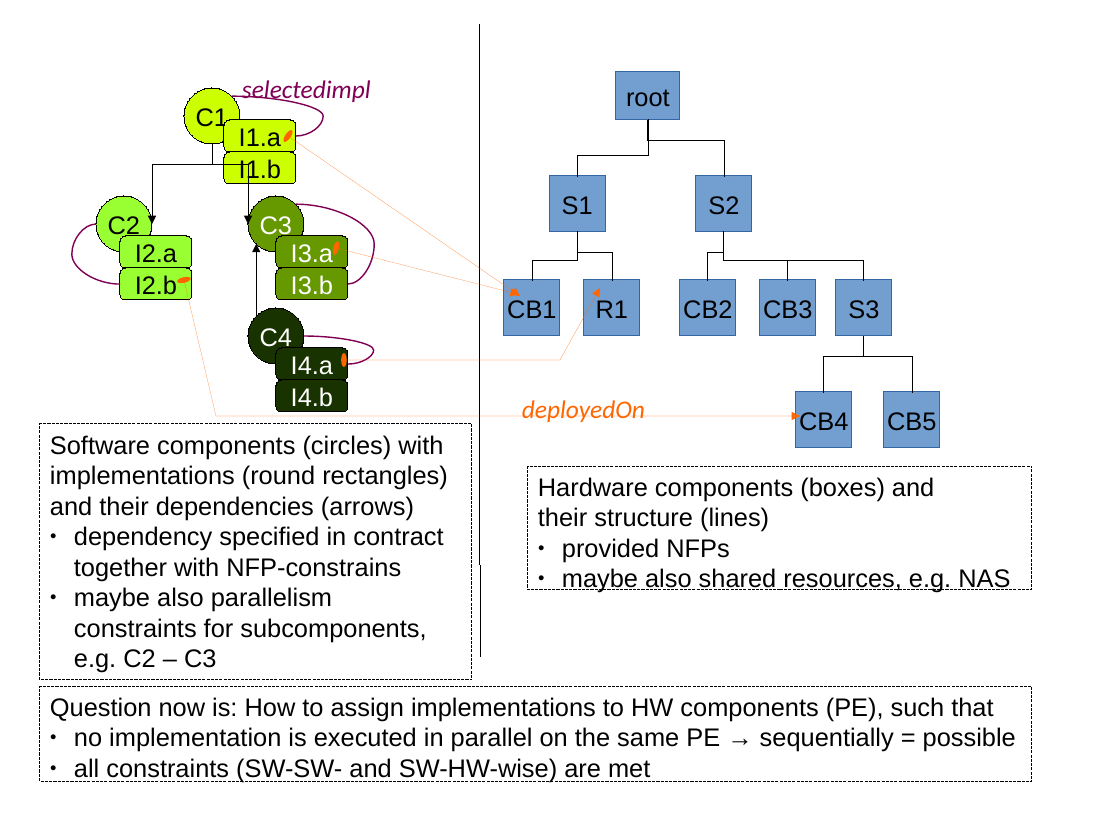
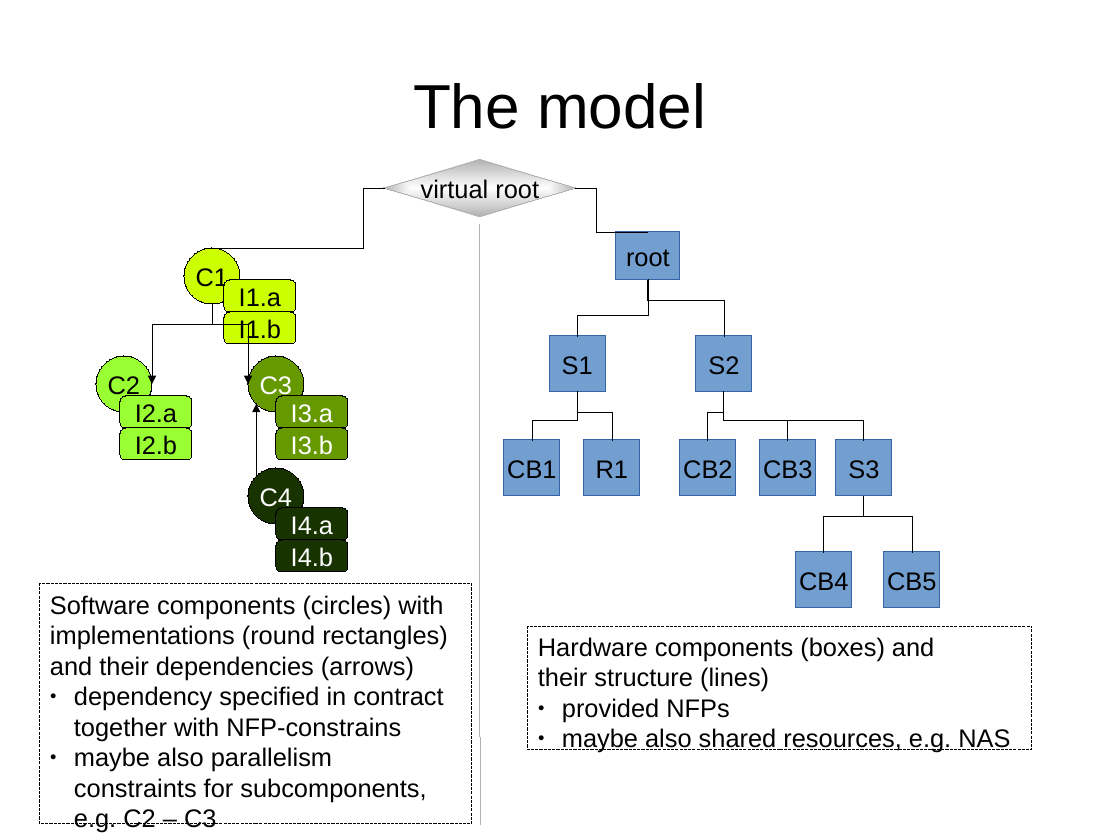
Before and after one commit to rene-schoene/racr-mquat, a slide deck: slide 3 of doc/the-problem.odp. Drawn at 1120x840 pixels with LibreOffice and Linux fonts; fonts in the diff are those of the drawing. Boxes give left, top, right and bottom in pixels: in the first picture for what was removed or moved away, otherwise in the second. Text is boxed around its words. In the diff, an @@ line names an element or a change of style, - is before the commit and + after.

Commit message:
Added titles, virtual root. Attempt to make notation clearer.

```diff
--- a/doc/the-problem.odp
+++ b/doc/the-problem.odp
@@ line removed from (480, 24) to (480, 657) @@
@@ text removed at (x1=242, y1=80, x2=371, y2=104) @@
-selectedimpl
@@ title added at (x1=413, y1=83, x2=706, y2=129), 44 pt, text #000000 @@
+The model
@@ curved line removed from (232, 97) to (296, 136) @@
@@ double arrow removed from (288, 136) to (520, 296) @@
@@ diamond added at (x1=384, y1=160, x2=576, y2=215), fill gradient #B2B2B2, outline #B2B2B2 0 pt, 18 pt, text #000000 @@
+virtual root
@@ elbow arrow moved from (212, 144) - (248, 225) to (384, 188) - (212, 248) @@
@@ elbow arrow (384, 188) - (212, 248): elbow arrow to elbow line @@
@@ curved line removed from (296, 204) to (349, 285) @@
@@ elbow line moved from (577, 176) - (648, 120) to (576, 188) - (648, 232) @@
@@ curved line removed from (96, 224) to (120, 285) @@
@@ line added from (480, 224) to (480, 824), #B2B2B2 0 pt @@
@@ double arrow removed from (336, 248) to (519, 295) @@
@@ freeform shape removed at (x1=184, y1=281, x2=800, y2=417) @@
@@ freeform shape removed at (x1=345, y1=288, x2=601, y2=360) @@
@@ elbow line moved from (577, 232) - (612, 281) to (577, 336) - (648, 281) @@
@@ elbow line moved from (789, 281) - (725, 232) to (648, 281) - (725, 336) @@
@@ elbow arrow moved from (256, 316) - (256, 244) to (212, 304) - (248, 384) @@
@@ curved line removed from (304, 336) to (349, 364) @@
@@ elbow arrow added from (256, 477) to (256, 403), #000000 0 pt @@
@@ text removed at (x1=522, y1=400, x2=645, y2=422) @@
-deployedOn
@@ elbow line added from (577, 392) to (612, 440), #000000 0 pt @@
@@ 11 rectangles, 8 rounded rectangles, 5 elbow lines, 4 ellipses, 1 elbow arrow moved together from (x1=96, y1=72, x2=1033, y2=590) to (x1=96, y1=232, x2=1033, y2=750) @@
@@ elbow line moved from (648, 120) - (725, 176) to (789, 440) - (725, 392) @@
@@ rectangle "Software components (circles) with implementations ..." resized from (x1=40, y1=424, x2=472, y2=680) to (x1=40, y1=584, x2=472, y2=824) @@
@@ rectangle removed at (x1=40, y1=686, x2=1032, y2=782) @@
-Question now is: How to assign implementations to HW components (PE), such that
-● no implementation is executed in parallel on the same PE → sequentially = possible
-● all constraints (SW-SW- and SW-HW-wise) are met
```
Also in this commit, not shown: 4 other slides changed.
